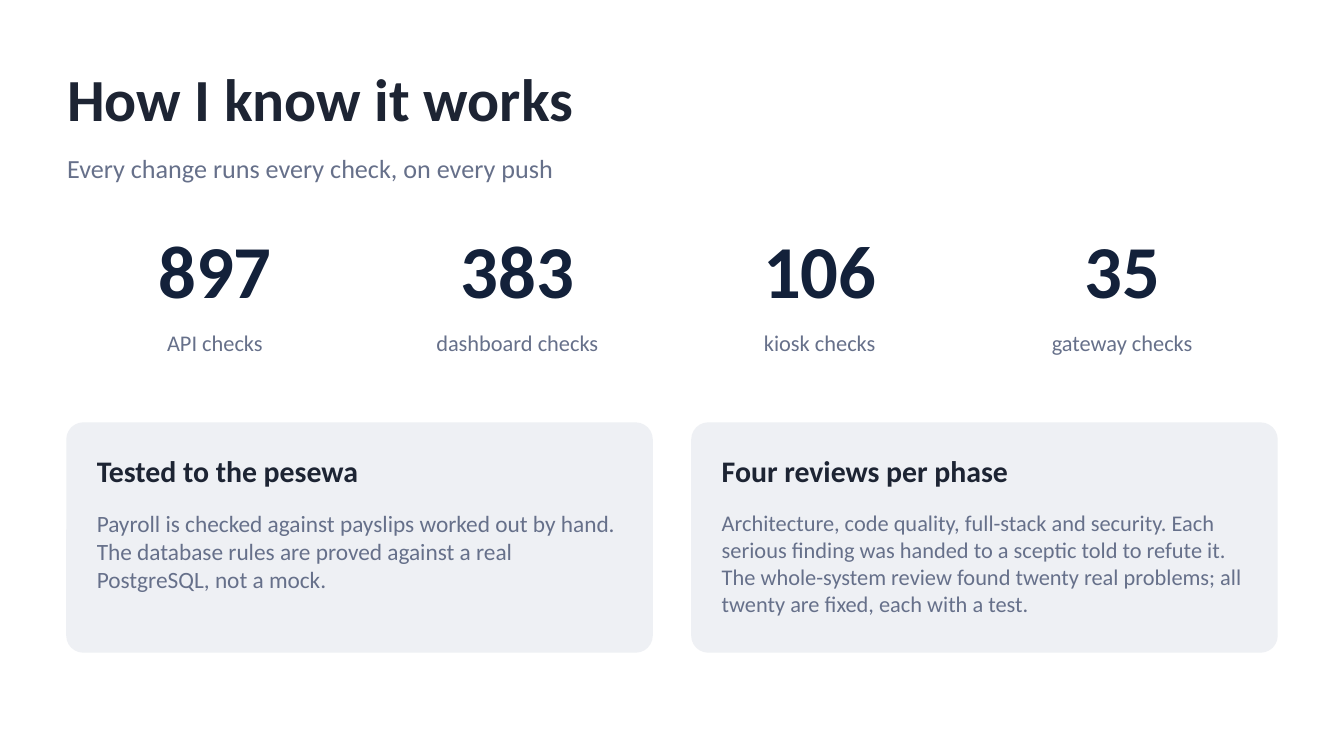
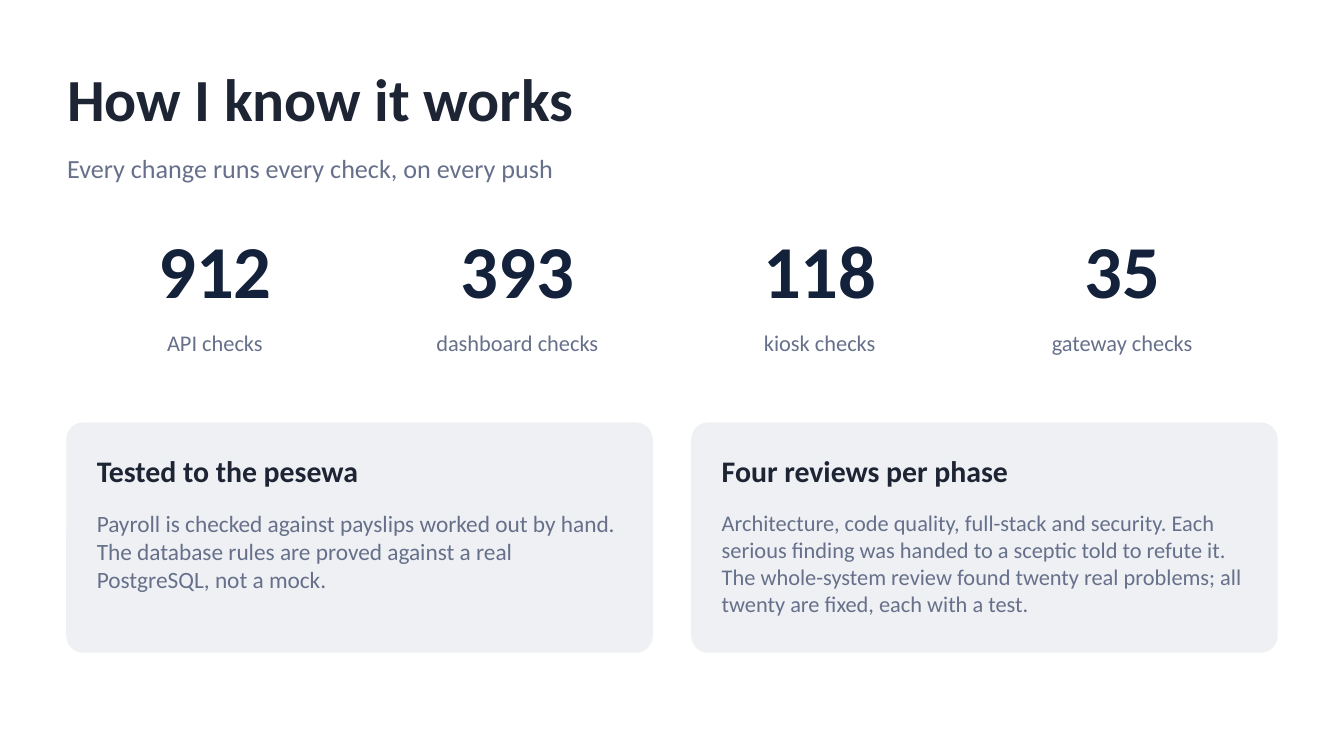
Before and after one commit to TEAM-DEVV/samtec-security-system, a slide deck: slide 12 of docs/guides/SAMTEC-defence-slides.pptx. Drawn at 1344x756 pixels with LibreOffice and Linux fonts; fonts in the diff are those of the drawing. Boxes give left, top, right and bottom in pixels: in the first picture for what was removed or moved away, otherwise in the second. Text is boxed around its words. In the diff, an @@ line names an element or a change of style, - is before the commit and + after.

```diff
--- a/docs/guides/SAMTEC-defence-slides.pptx
+++ b/docs/guides/SAMTEC-defence-slides.pptx
@@ text at box(158, 249, 271, 298): text changed @@
-897
+912
@@ text at box(461, 249, 574, 299): text changed @@
-383
+393
@@ text at box(763, 246, 876, 299): text changed @@
-106
+118
```
Also in this commit, not shown: 3 other slides changed, 22 other files.
